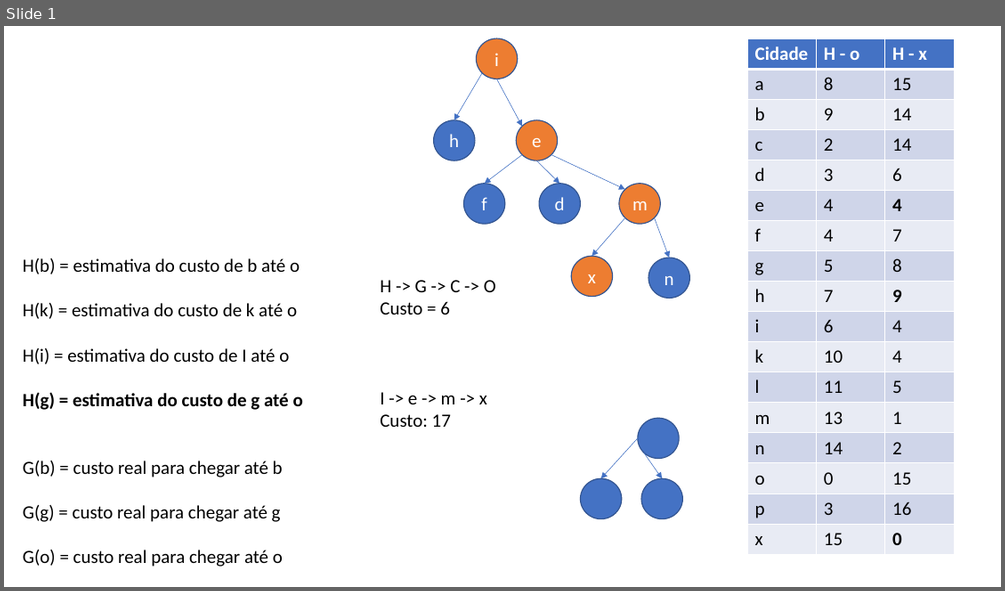
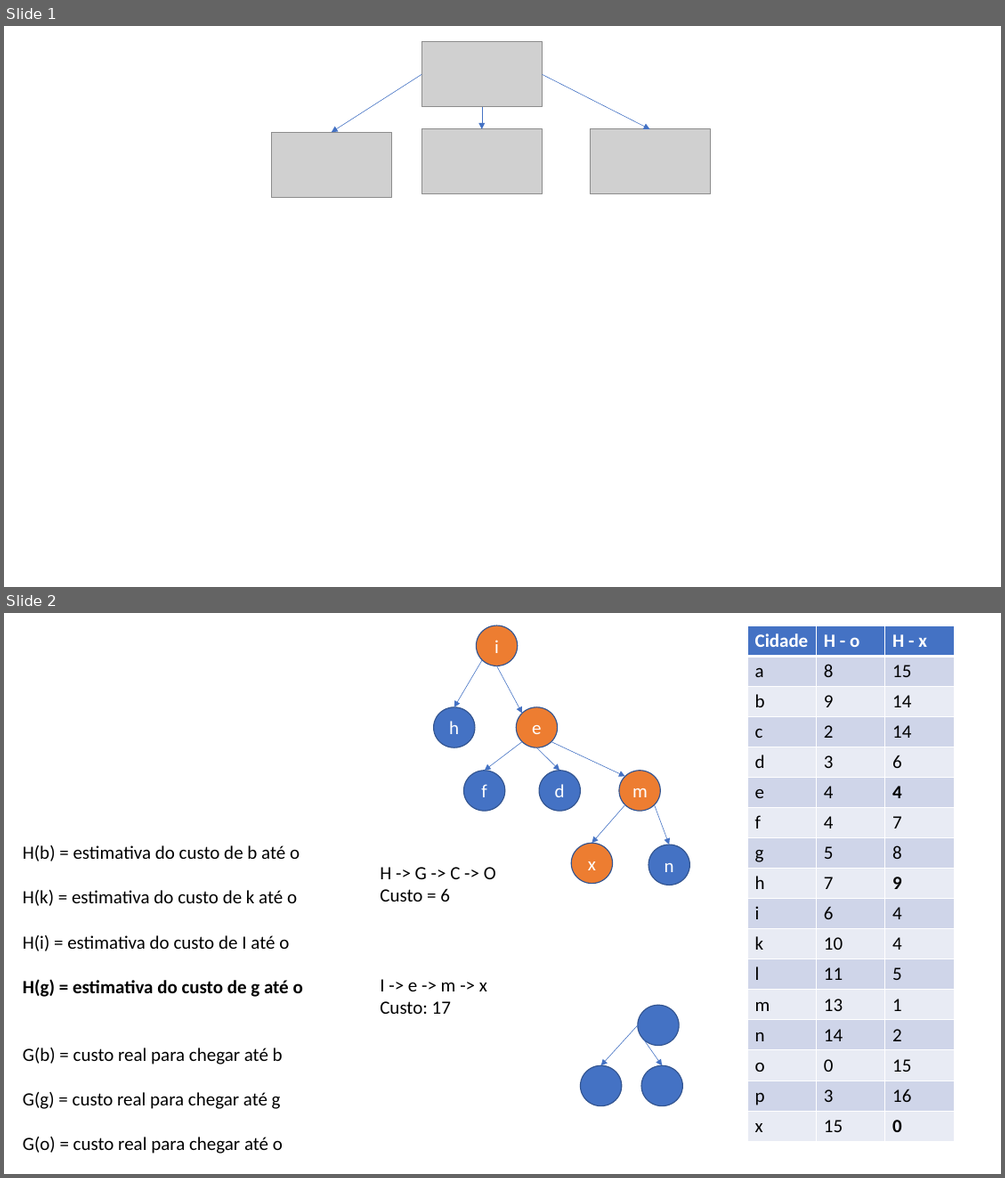
Before and after one commit to fbarth/ai-course, a slide deck: docs/rascunho_aula_distancia.pptx. Shown one above the other, each under a label of ours: slide 1 before the commit, slides 1 and 2 after it. The pictures are 1005x591 and 1005x1178 pixels, drawn with LibreOffice and Linux fonts; fonts in the diff are those of the drawing; grey boxes stand for pictures. Boxes give left, top, right and bottom in pixels: in the first picture for what was removed or moved away, otherwise in the second. Text is boxed around its words. In the diff, an @@ line names an element or a change of style, - is before the commit and + after.

```diff
--- a/docs/rascunho_aula_distancia.pptx
+++ b/docs/rascunho_aula_distancia.pptx
@@ slide 1 added at box(4, 26, 1001, 587), background #FFFFFF @@
@@ picture added at box(422, 42, 542, 107) @@
@@ arrow added from (422, 75) to (332, 132), #4472C4 0.5 pt @@
@@ arrow added from (542, 75) to (650, 129), #4472C4 0.5 pt @@
@@ picture added at box(271, 132, 391, 197) @@
@@ picture added at box(422, 129, 542, 194) @@
@@ arrow added from (482, 107) to (482, 129), #4472C4 0.5 pt @@
@@ picture added at box(590, 129, 710, 194) @@
@@ what was slide 1 is now slide 2 @@
```
Also in this commit, not shown: 8 other files.
